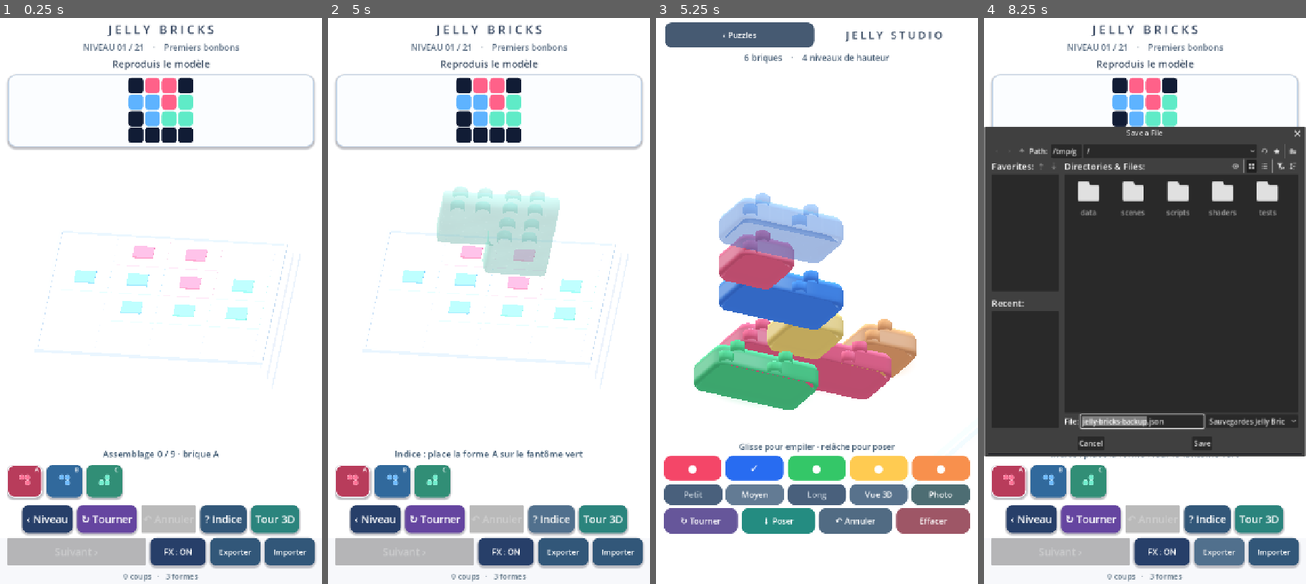
Above: before the commit, frames 1-4 (left to right).
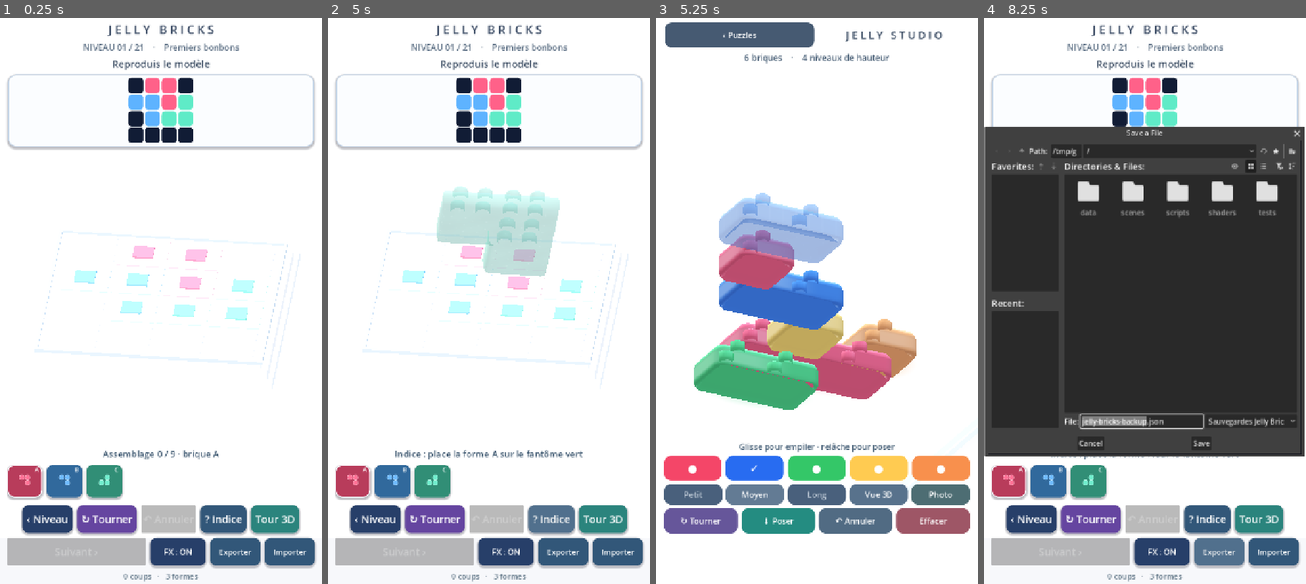
Above: after the commit, the same moments.

Repository: dbrckk/Jelly-bricks
Game: Godot game, scene res://scenes/main.tscn
Two runs of this game, one before a commit and one after it. Both use one fixed random seed, a clock stepped at 60 frames per second and the inputs below.
Inputs (mouse positions are in pixels of both pictures, inside the frame that each line leads up to):
- Up to frame 1 (0.25 s): no input
- Up to frame 2 (5 s): click (353, 482) at 0.52 s; click (392, 482) at 1.27 s; click (431, 482) at 2.02 s; click "‹ Niveau" at 2.75 s; click "↻ Tourner" at 3.5 s; click "? Indice" at 4.25 s
- Up to frame 3 (5.25 s): click "Tour 3D" at 5 s
- Up to frame 4 (8.25 s): click "‹ Puzzles" at 5.75 s; click "FX : ON" at 6.5 s; click "FX : OFF" at 7.25 s; click "Exporter" at 8 s

Frames 1-2 are identical in both runs. In frame 3, 0.1% of the frame differs, in the area x 20-80%, y 44-62%; in frame 4, 1.0%, in the area x 25-100%, y 19-78%.

Commit message:
feat(graphics): add softly feathered reflected ceiling panel on real Jelly brick crowns

Diff:
--- a/native-godot/shaders/jelly.gdshader
+++ b/native-godot/shaders/jelly.gdshader
@@ -300,6 +300,23 @@
             jelly_local.y);
         jelly_color *= 1.0 - bottom_density * wall_normal *
             studio_light_card * .12;
+        // Actual product-camera framing exposes the large flat TOP of each
+        // brick far more than its small side walls. Add a wide rectangular
+        // overhead reflection on that true molded crown (y=.56-.598),
+        // feathered on both axes like a studio softbox. Studs at y>.64
+        // receive no artificial painted patch. This fixes the old uniformly
+        // matte candy slabs in the nine-floor reference photograph.
+        float crown_only = smoothstep(.74, .98, n.y) *
+            (1.0 - smoothstep(.61, .70, jelly_local.y));
+        float ceiling_u = fract(jelly_local.x * .25 + .13);
+        float ceiling_v = fract(jelly_local.z * .42 + .22);
+        float ceiling_panel = smoothstep(.10, .21, ceiling_u) *
+            (1.0 - smoothstep(.71, .85, ceiling_u)) *
+            smoothstep(.13, .25, ceiling_v) *
+            (1.0 - smoothstep(.49, .69, ceiling_v));
+        jelly_color = mix(jelly_color, window_tint,
+            clamp(crown_only * ceiling_panel * studio_light_card *
+                .34, 0.0, .34));
     }
     // The 21 puzzle bricks were diffuse pink/blue slabs with dotted noise.
     // Their REAL curved mesh already has y=.523 molded bevels and y=.56 tops.
